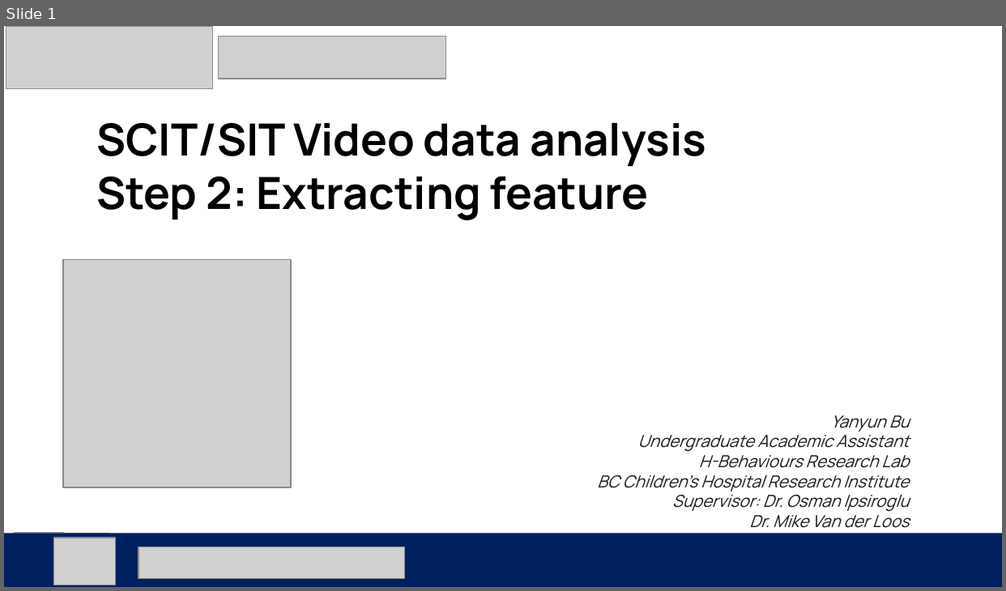
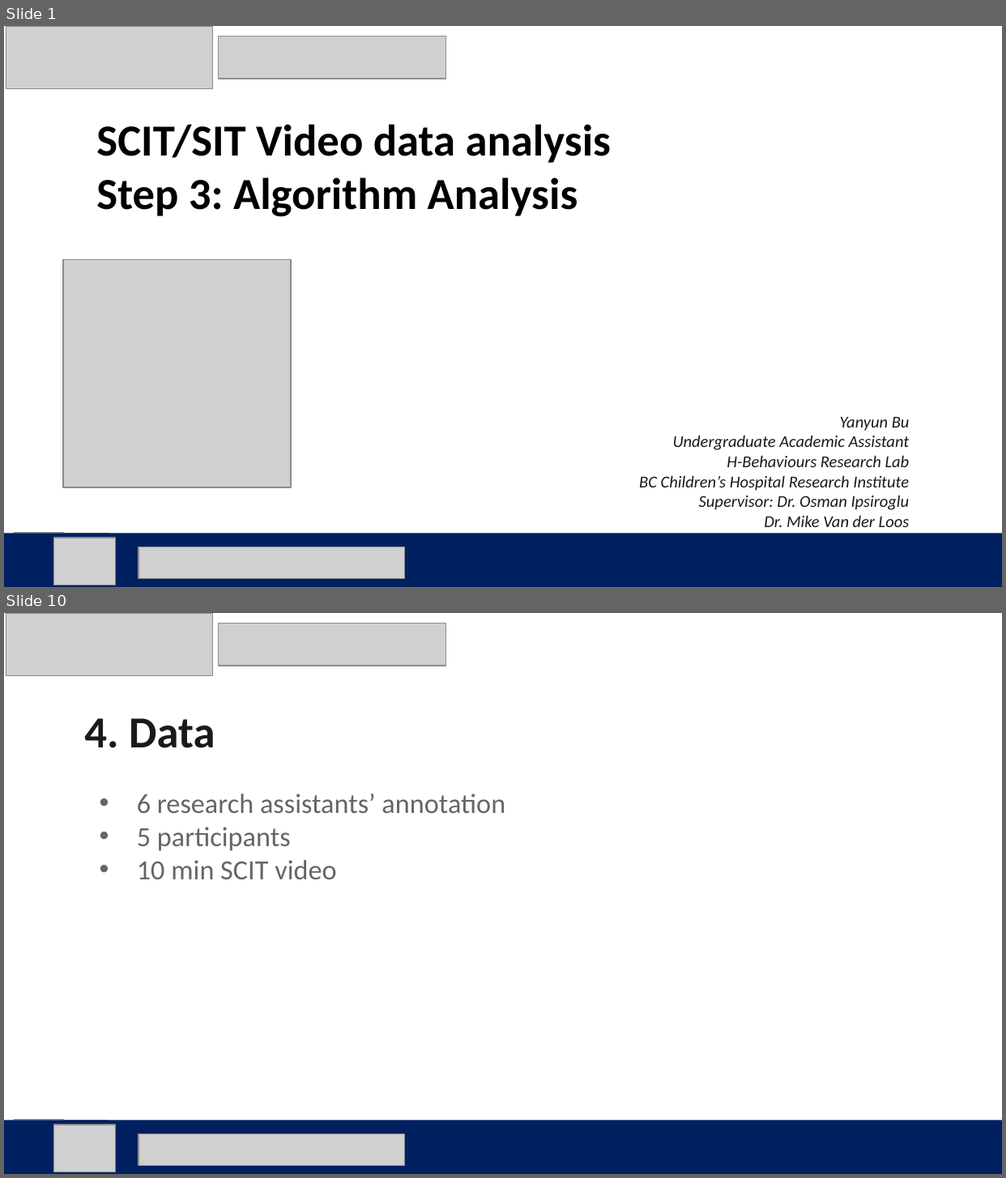
Before and after one commit to buyanyun/video-analysis-testing, a slide deck: step3_analysis.pptx. Shown one above the other, each under a label of ours: slide 1 before the commit, slides 1 and 10 after it; the slides between them are not shown. The pictures are 1006x591 and 1006x1178 pixels, drawn with LibreOffice and Linux fonts; fonts in the diff are those of the drawing; grey boxes stand for pictures. Boxes give left, top, right and bottom in pixels: in the first picture for what was removed or moved away, otherwise in the second. Text is boxed around its words. In the diff, an @@ line names an element or a change of style, - is before the commit and + after.

Commit message:
update ppt and figure

```diff
--- a/step3_analysis.pptx
+++ b/step3_analysis.pptx
@@ slide 10 added at (4,613,1002,1174), background #FFFFFF @@
@@ picture added at (6,613,212,676) @@
@@ picture added at (219,623,446,666) @@
@@ text added at (84,718,215,748), 32 pt, text #1A1A1A, bold @@
+4. Data
@@ text added at (137,794,505,879), 20 pt, text #666666 @@
+          • 6 research assistants’ annotation
+          • 5 participants
+          • 10 min SCIT video
@@ rectangle added at (4,1120,1002,1174), fill #002060 @@
@@ picture added at (14,1120,63,1169) @@
@@ picture added at (46,1120,108,1174) @@
@@ picture added at (54,1125,116,1172) @@
@@ picture added at (138,1135,405,1166) @@
@@ slide 1 changed as well @@
@@ text at (96,124,910,527): font Manrope to Calibri in "SCIT/SIT Video data analysis", "Yanyun Bu", "Undergraduate Academic Assistant", "H-Behaviours Research Lab" and 3 more places @@
@@ text at (96,177,578,217): text changed; font Manrope to Calibri @@
-Step 2: Extracting feature
+Step 3: Algorithm Analysis
```
Also in this commit, not shown: 5 other slides changed, 7 other slides added, 14 slides removed, 2 other files.
